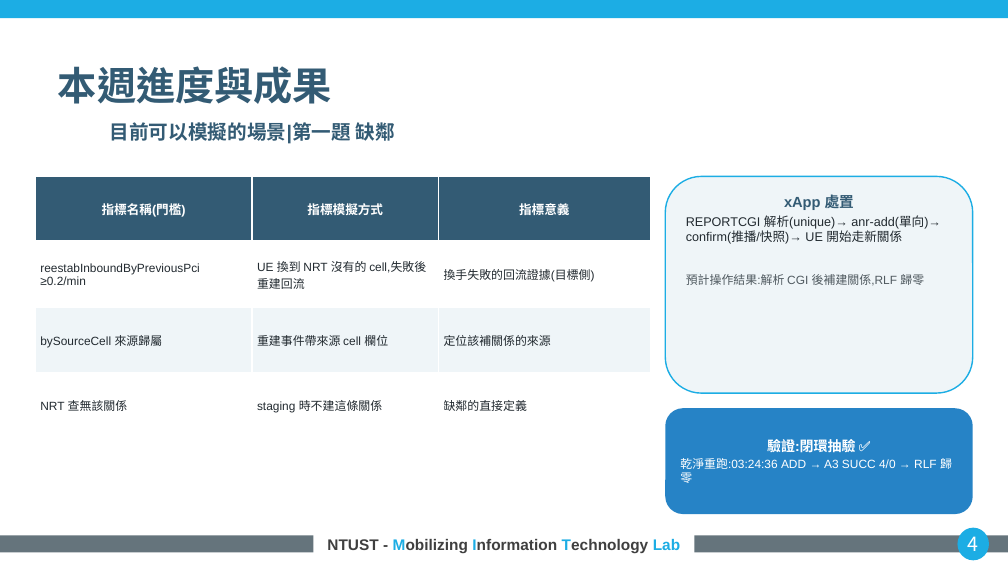
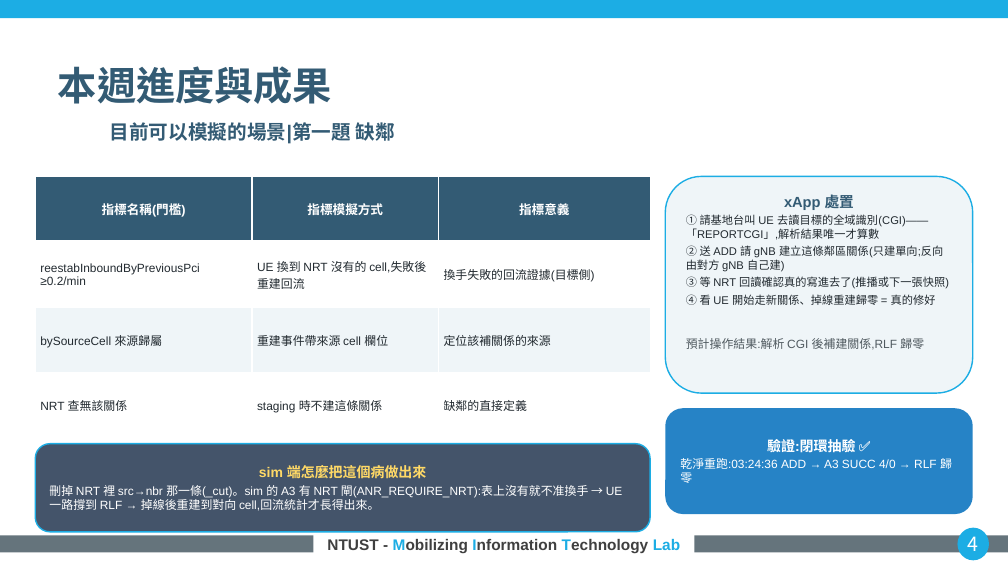
Before and after one commit to kimOuO/RAN-sim-OAI, a slide deck: slide 4 of docs/report/8_27_進度報告_v10十二題.pptx. Drawn at 1008x567 pixels with LibreOffice and Linux fonts; fonts in the diff are those of the drawing; background and template pictures are left out. Boxes give left, top, right and bottom in pixels: in the first picture for what was removed or moved away, otherwise in the second. Text is boxed around its words. In the diff, an @@ line names an element or a change of style, - is before the commit and + after.

```diff
--- a/docs/report/8_27_進度報告_v10十二題.pptx
+++ b/docs/report/8_27_進度報告_v10十二題.pptx
@@ text in rounded rectangle at bbox=[686, 214, 949, 305]: text changed; size 9 to 8 pt @@
-REPORTCGI 解析(unique)→ anr-add(單向)→ confirm(推播/快照)→ UE 開始走新關係
+① 請基地台叫 UE 去讀目標的全域識別(CGI)——「REPORTCGI」,解析結果唯一才算數
+② 送 ADD 請 gNB 建立這條鄰區關係(只建單向;反向由對方 gNB 自己建)
+③ 等 NRT 回讀確認真的寫進去了(推播或下一張快照)
+④ 看 UE 開始走新關係、掉線重建歸零 = 真的修好
@@ rounded rectangle added at bbox=[35, 444, 650, 531], fill #44546A, outline #1CADE4 1 pt, 8.5 pt, text #FFFFFF @@
+sim 端怎麼把這個病做出來
+刪掉 NRT 裡 src→nbr 那一條(_cut)。sim 的 A3 有 NRT 閘(ANR_REQUIRE_NRT):表上沒有就不准換手 → UE 一路撐到 RLF → 掉線後重建到對向 cell,回流統計才長得出來。
```
Also in this commit, not shown: 11 other slides changed, 5 other files.
